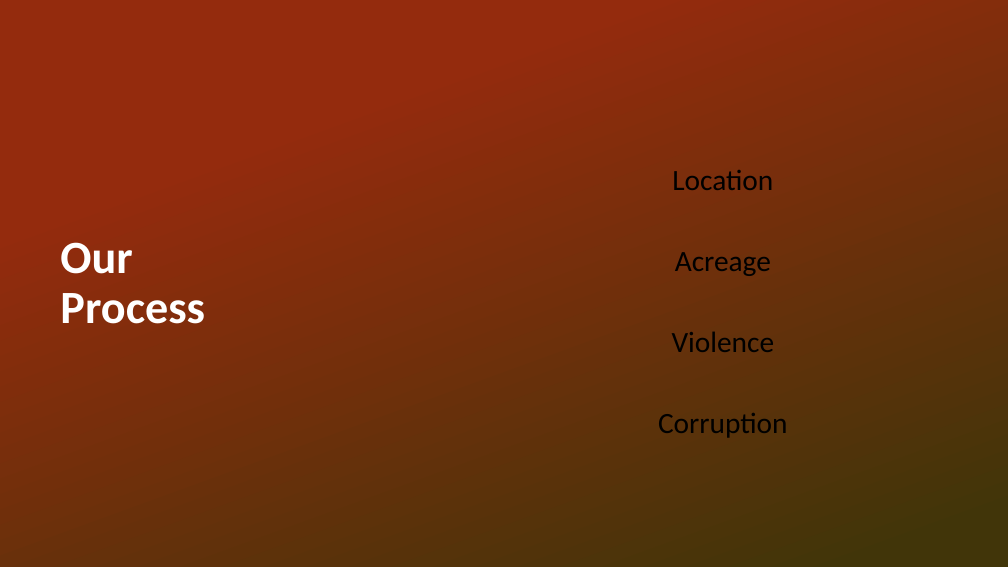
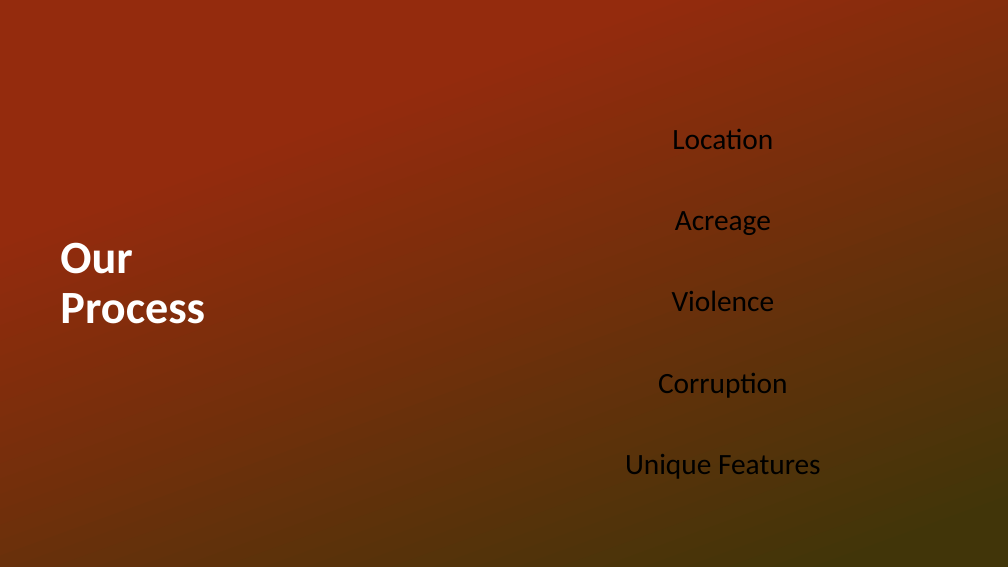
Before and after one commit to extrasauceontop/my_villain, a slide deck: slide 10 of Villain Islands.pptx. Drawn at 1008x567 pixels with LibreOffice and Linux fonts; fonts in the diff are those of the drawing; background and template pictures are left out. Boxes give left, top, right and bottom in pixels: in the first picture for what was removed or moved away, otherwise in the second. Text is boxed around its words. In the diff, an @@ line names an element or a change of style, - is before the commit and + after.

```diff
--- a/Villain Islands.pptx
+++ b/Villain Islands.pptx
@@ text at [625,454,821,479]: paragraph added @@
+Unique Features
```
Also in this commit, not shown: 2 other slides changed.
